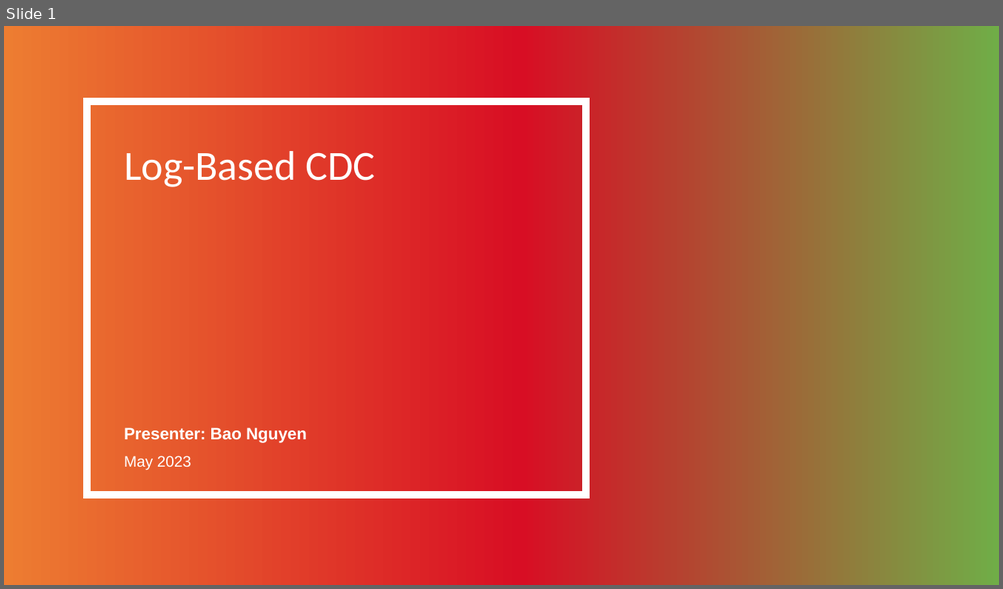
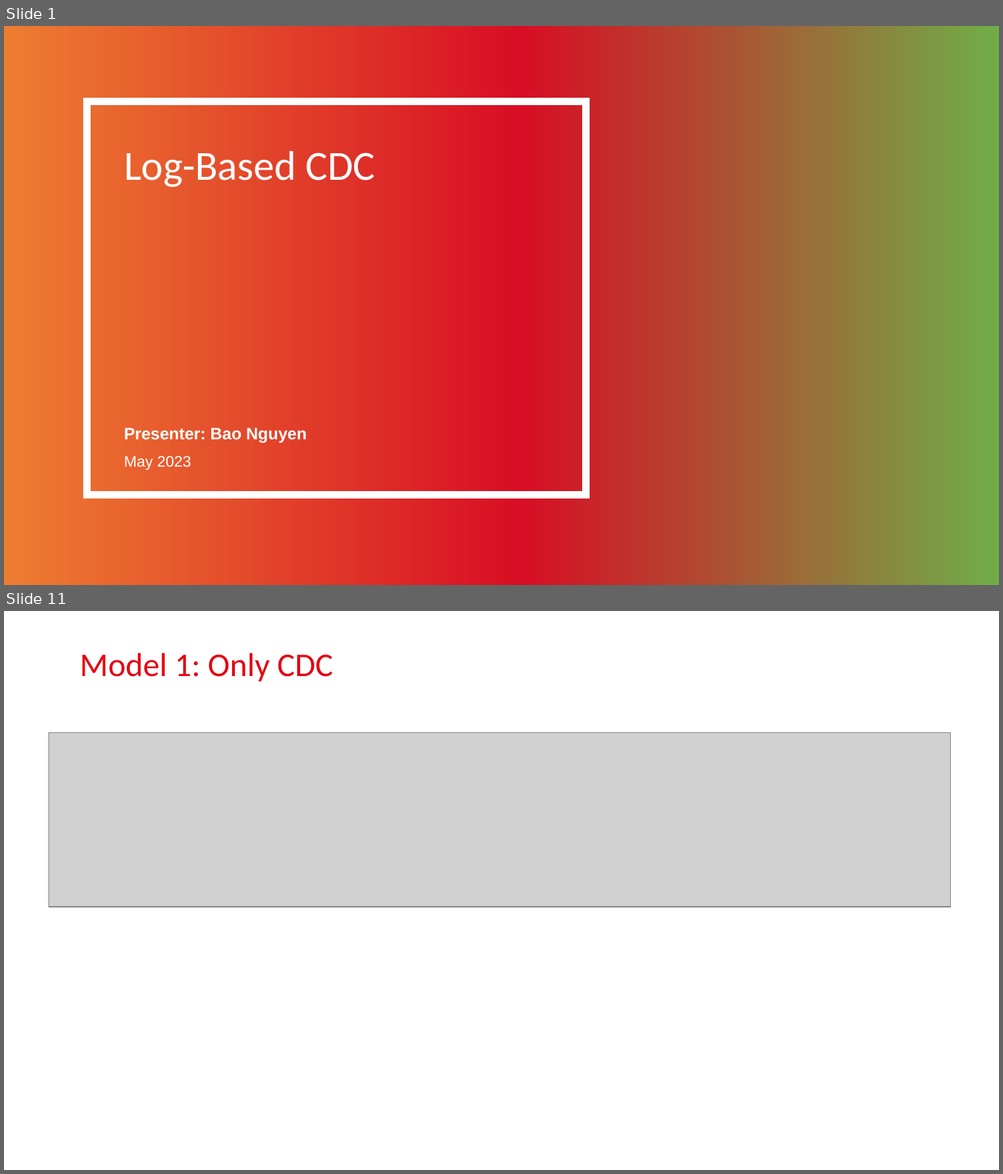
Before and after one commit to bao2902/logbasedcdc, a slide deck: LogBasedCDC.pptx. Shown one above the other, each under a label of ours: slide 1 before the commit, slides 1 and 11 after it; the slides between them are not shown. The pictures are 1003x589 and 1003x1174 pixels, drawn with LibreOffice and Linux fonts; fonts in the diff are those of the drawing; grey boxes stand for pictures; background and template pictures are left out. Boxes give left, top, right and bottom in pixels: in the first picture for what was removed or moved away, otherwise in the second. Text is boxed around its words. In the diff, an @@ line names an element or a change of style, - is before the commit and + after.

```diff
--- a/LogBasedCDC.pptx
+++ b/LogBasedCDC.pptx
@@ slide 11 added at (4,611,999,1170), background picture (left out) @@
@@ title added at (79,653,333,682), 32 pt, text #E30613 @@
+Model 1: Only CDC
@@ picture added at (48,732,950,907) @@
```
Also in this commit, not shown: 8 slides changed, 6 other slides added, 10 slides removed, 2 other files.
